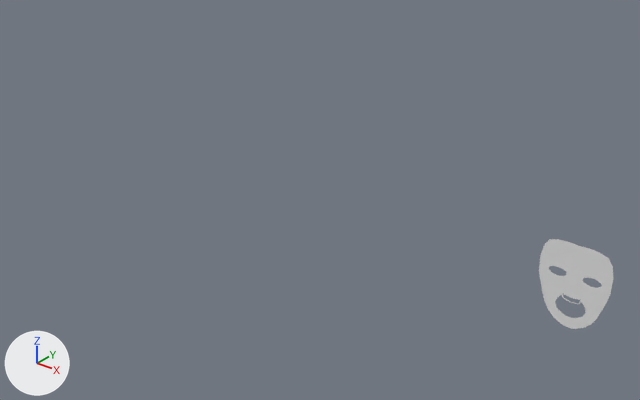
An edit to the Blender file BlendFilesForUnity/B_CharacterModel.blend, drawn before and after from the same camera.
One viewpoint serves both versions: a camera (50 mm lens) standing at (2.66, -1.81, 1.12) and looking at (1.13, 0.1, -0.06). The lights are fixed; the arrows at lower left show +X, +Y and +Z. The same objects are shown in both versions, whatever each file hides.

The first picture shows 'Face'.
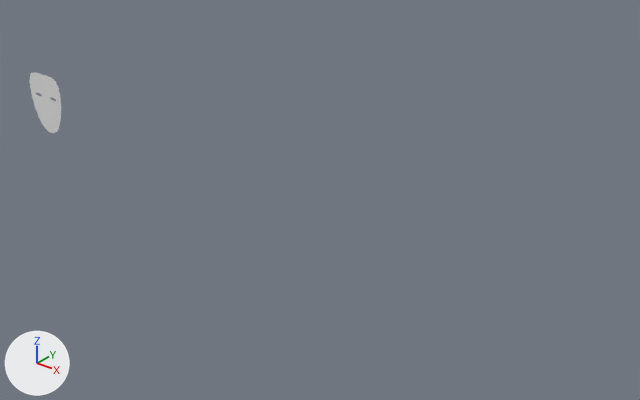
Commit message: Face update
Working on the face of my character

Pixel boxes [x1, y1, x2, y2] of what changed, in the pictures (640 x 400 px):
'Face', reshaped, moved (57% narrower, 32% shorter): before [539, 239, 613, 329]; after [30, 72, 61, 133]
part 1 of me_plane, built on: before [551, 273, 598, 320]; after [35, 91, 57, 126]

Edits to the bpy script that builds the scene:
```text
Change me_plane:
    used by ob_face; location = (1.991, 0.0, 0.044); rotation_euler = (1.571, 0.0, 0.0), in degrees (90, 0, 0); scale = (0.00832, 0.00832, 0.00832)
    remove me_plane.from_pydata(...)  # 122 vertices, 93 faces; spans x 0.0..11.0, y -18.8..8.8, z 0.0
    add me_plane.from_pydata(...)  # 183 vertices, 156 faces; spans x 0.0..11.0, y -18.8..8.8, z 0.0
    me_plane part 1
    3 faces are deleted
    4 vertices in x 1.5..5.1, y -11.8..-2.2, z 0.0 move by (-0.1, 0.0, 0.0)
    5 vertices move from x 0.7..2.4, y -10.2..-8.4, z 0.0 to x 0.0..2.3, y -11.0..-8.3, z 0.0
    61 vertices are added at x 0.0..7.4, y -14.5..-1.0, z 0.0
    66 new faces join them
Change ob_face:
    ob_face.location: (1.991, 0.0, 0.044) -> (-0.083, 0.0, 0.043)
```
